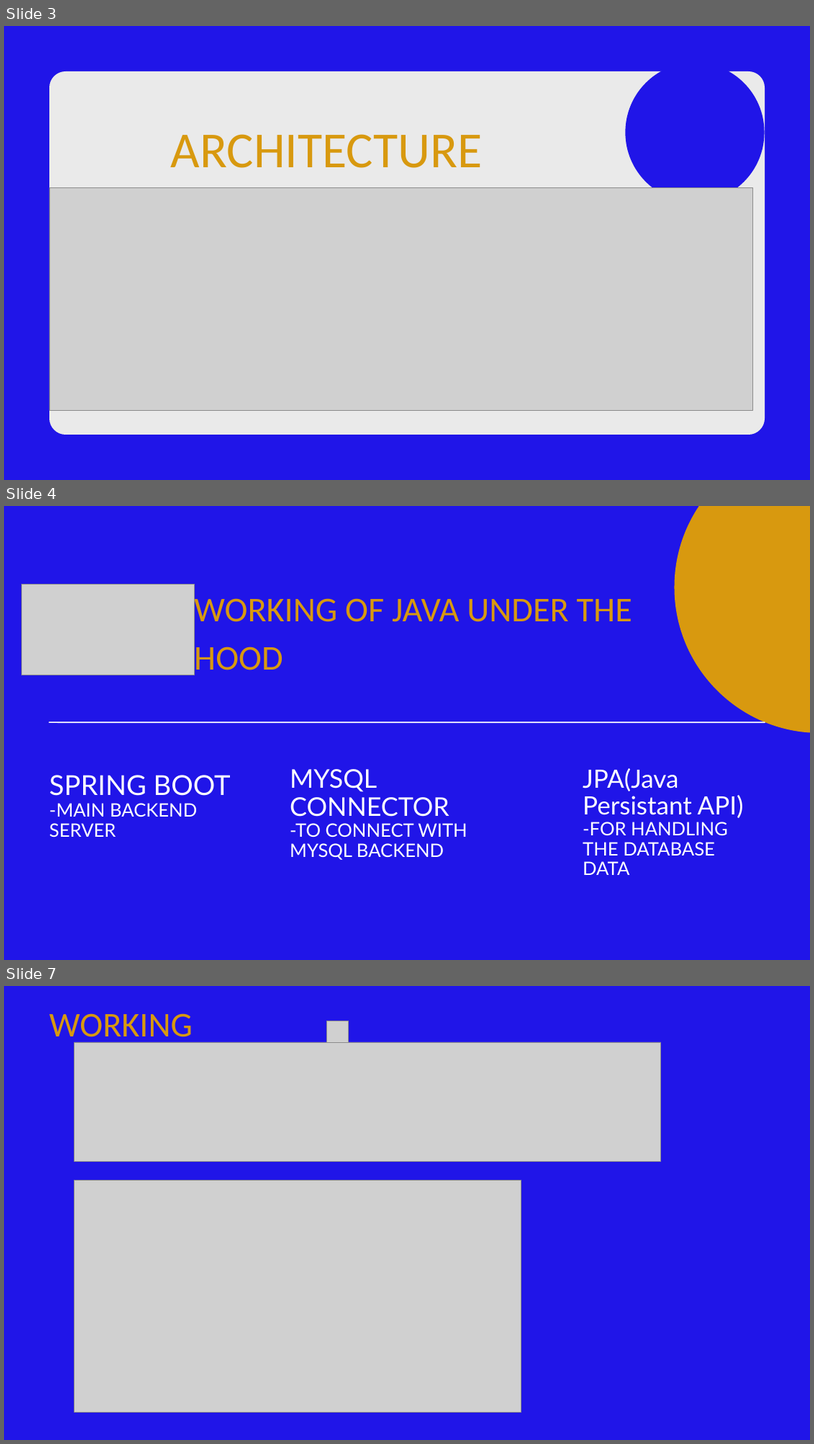
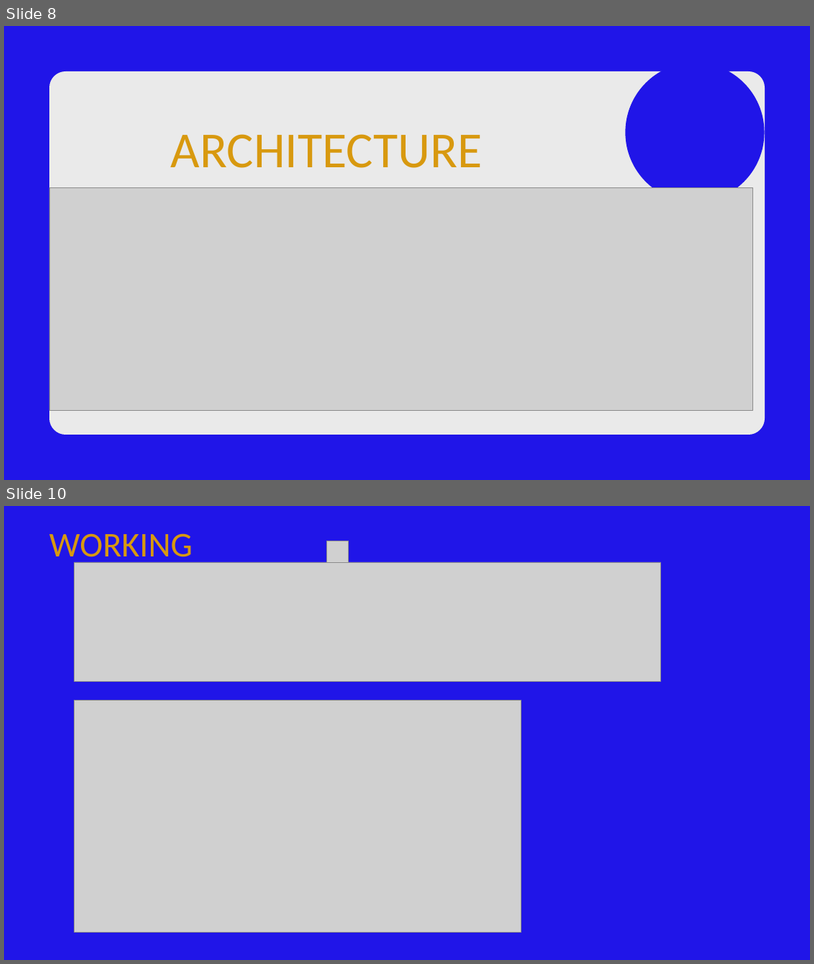
Before and after one commit to bhattaraijay05/msql-spring-react, a slide deck: java project.pptx. Shown one above the other, each under a label of ours: slides 3, 4 and 7 before the commit, slides 8 and 10 after it; the slides between them are not shown. The pictures are 814x1444 and 814x964 pixels, drawn with LibreOffice and Linux fonts; fonts in the diff are those of the drawing; grey boxes stand for pictures; background and template pictures are left out. Boxes give left, top, right and bottom in pixels: in the first picture for what was removed or moved away, otherwise in the second. Text is boxed around its words. In the diff, an @@ line names an element or a change of style, - is before the commit and + after.

```diff
--- a/java project.pptx
+++ b/java project.pptx
@@ slide 4 removed at bbox=[4, 506, 810, 960], background #2015E8 @@
@@ freeform shape removed at bbox=[674, 506, 810, 733] @@
@@ picture removed at bbox=[21, 584, 194, 674] @@
@@ text removed at bbox=[194, 592, 633, 675] @@
-WORKING OF JAVA UNDER THE HOOD
@@ line removed from (49, 722) to (765, 722) @@
@@ text removed at bbox=[49, 775, 231, 837] @@
-SPRING BOOT
--MAIN BACKEND SERVER
@@ text removed at bbox=[290, 769, 467, 860] @@
-MYSQL CONNECTOR
--TO CONNECT WITH MYSQL BACKEND
@@ text removed at bbox=[583, 768, 744, 875] @@
-JPA(Java Persistant API)
--FOR HANDLING THE DATABASE DATA
@@ what was slide 3 is now slide 8 @@
@@ what was slide 7 is now slide 10 @@
```
Also in this commit, not shown: 4 slides changed, 6 slides added, 2 other slides removed, 6 other files.
